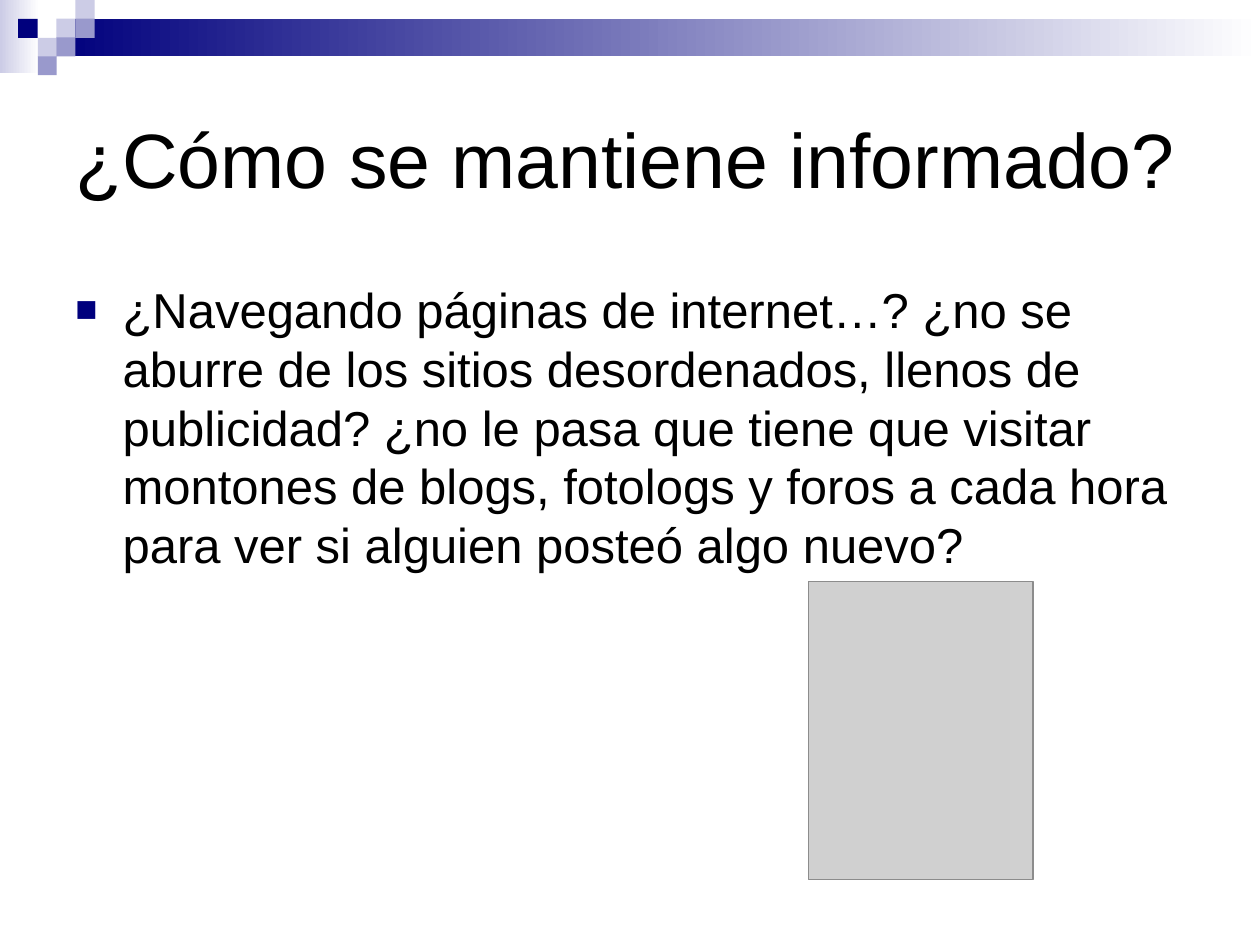
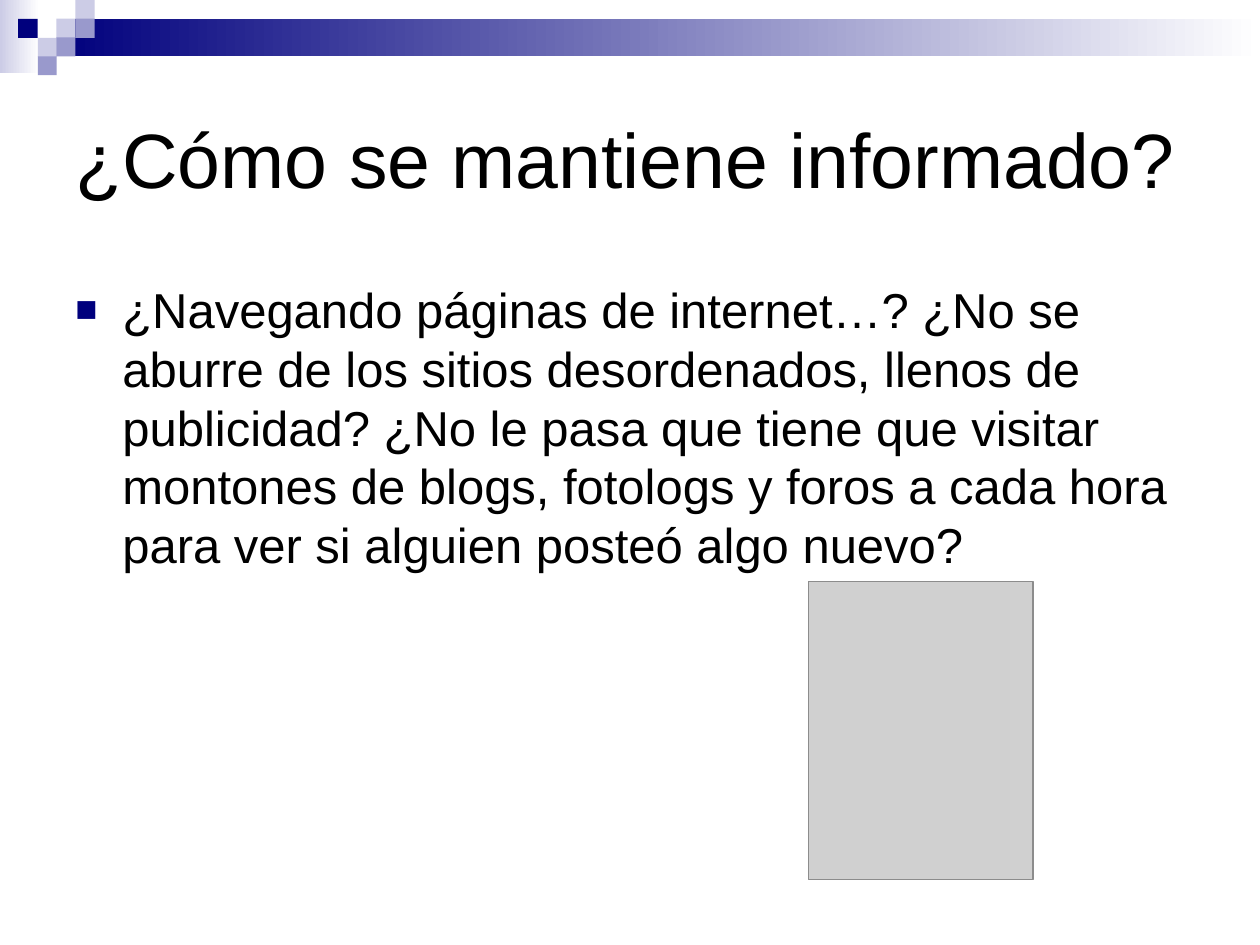
Before and after one commit to pablorusso/breader, a slide deck: slide 4 of disenio/presentacion.ppt. Drawn at 1260x945 pixels with LibreOffice and Linux fonts; fonts in the diff are those of the drawing; grey boxes stand for pictures. Boxes give left, top, right and bottom in pixels: in the first picture for what was removed or moved away, otherwise in the second. Text is boxed around its words. In the diff, an @@ line names an element or a change of style, - is before the commit and + after.

```diff
--- a/disenio/presentacion.ppt
+++ b/disenio/presentacion.ppt
@@ text at [122, 292, 1167, 573]: text changed @@
-■ ¿Navegando páginas de internet…? ¿no se aburre de los sitios desordenados, llenos de publicidad? ¿no le pasa que tiene que visitar montones de blogs, fotologs y foros a cada hora para ver si alguien posteó algo nuevo?
+■ ¿Navegando páginas de internet…? ¿No se aburre de los sitios desordenados, llenos de publicidad? ¿No le pasa que tiene que visitar montones de blogs, fotologs y foros a cada hora para ver si alguien posteó algo nuevo?
```
Also in this commit, not shown: 10 other slides changed.
